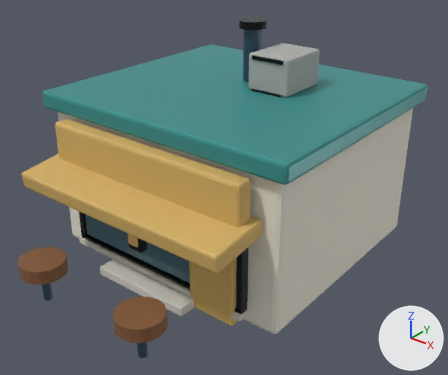
Before and after pictures for a commit that changed the glTF model assets/models/realistic/COM_LOW_1x1_003.glb.
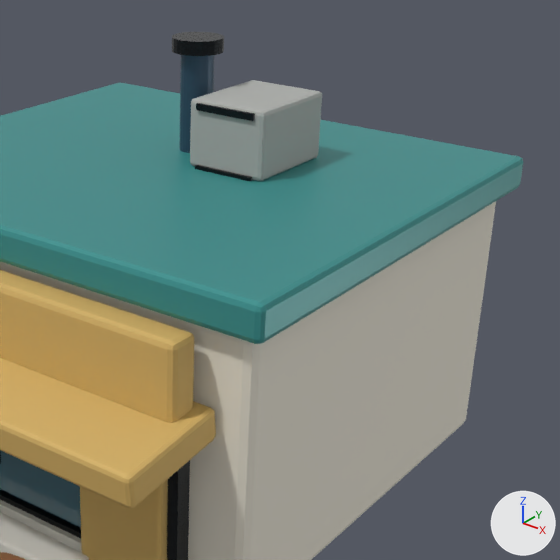
Each version appears first whole from a 50 mm camera at (2.21, -2.91, 2.1) aimed at (0.14, -0.31, 0.5), and next in a close-up on the part from 33% to 100% of the width and 0% to 80% of the height. Arrows for +X, +Y and +Z are at lower right; the lights stay in place. The last two pictures show the newer version. Objects named as collision shapes, trigger or cutter boxes, shadow casters or lower levels of detail are left out. Where no turn or scale is listed for an object, it has been applied to the vertices. Vertices at exactly the same position are counted once.

The first close-up shows 'COM_LOW_1x1_003_Visual'.
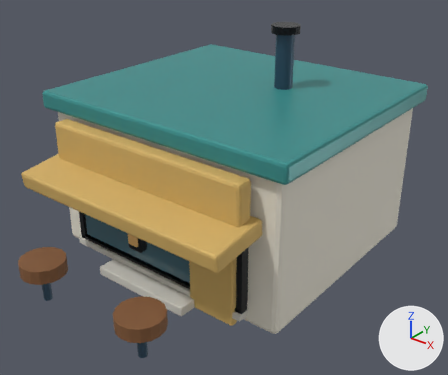
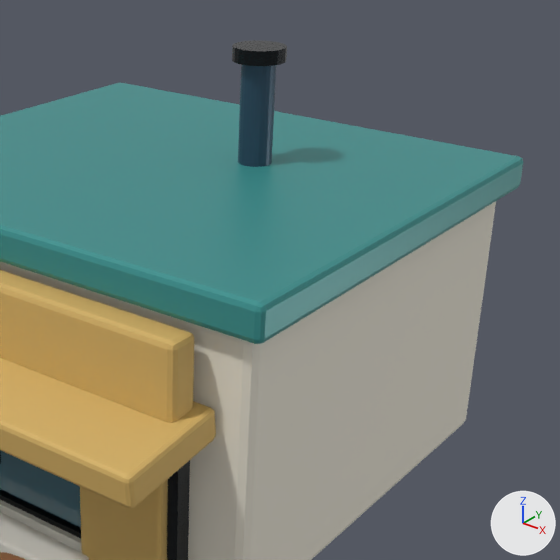
Location of each change, [x1, y1, x2, y2] in pixels of the close-ups (560 x 560 px; the box of a moved part takes in the faces that stretch with it):
'COM_LOW_1x1_003_Visual', reshaped: before [0, 32, 523, 560]; after [0, 40, 523, 560]
part 1 of me_cube, deleted: before [196, 103, 255, 121]
part 2 of me_cube, deleted: before [190, 80, 322, 181]
part 3 of me_cube, deleted: before [172, 32, 224, 56]
part 4 of me_cube, moved or reshaped: before [180, 55, 252, 181]; after [232, 40, 287, 167]

Patch to the scene script:
```diff
--- a/assets/models/realistic/COM_LOW_1x1_003.glb.py
+++ b/assets/models/realistic/COM_LOW_1x1_003.glb.py
@@ me_cube @@
 # used by ob_com_low_1x1_003_visual; location = (0.0, 0.0, 0.45)
-me_cube.from_pydata(...)  # 936 vertices, 1780 faces; spans x -0.88..0.88, y -1.39..0.79, z -0.45..0.93
+me_cube.from_pydata(...)  # 768 vertices, 1456 faces; spans x -0.88..0.88, y -1.39..0.79, z -0.45..0.93
+# me_cube part 1: the loose piece of 56 vertices spanning x 0.1..0.32, y -0.01..0.0, z 0.75..0.77 is deleted
+# me_cube part 2: the loose piece of 56 vertices spanning x 0.07..0.35, y 0.0..0.35, z 0.56..0.78 is deleted
+# me_cube part 3: the loose piece of 48 vertices spanning x -0.11..0.06, y 0.09..0.26, z 0.89..0.93 is deleted
+# me_cube part 4
+# 52 vertices are removed from x 0.1..0.32, y -0.01..0.0, z 0.55..0.57
+# 108 faces are deleted
+# 38 vertices in x -0.08..0.02, y 0.12..0.23, z 0.56..0.9 move by (0.24, 0.0, 0.0)
+# 10 vertices in x -0.01..0.03, y 0.12..0.23, z 0.56..0.9 move by (0.23, 0.0, 0.0)
+# 4 vertices move from x 0.1..0.32, y -0.01..0.0, z 0.55..0.57 to x 0.13..0.29, y 0.09..0.2, z 0.89..0.93
+# 24 vertices are added at x 0.12..0.29, y 0.09..0.26, z 0.89..0.93
+# 20 new vertices lie (0.0, 0.0, 0.04) away from vertices in x 0.1..0.29, y 0.0..0.26, z 0.55..0.89
+# 92 new faces join them, mat_focus_real_black (black #1d2124)
 me_cube.materials.append(mat_focus_real_paper)
@@ me_cube @@
 me_cube.materials.append(mat_focus_real_window_warm)
-me_cube.materials.append(mat_focus_real_concrete)  # grey #adafac
```
